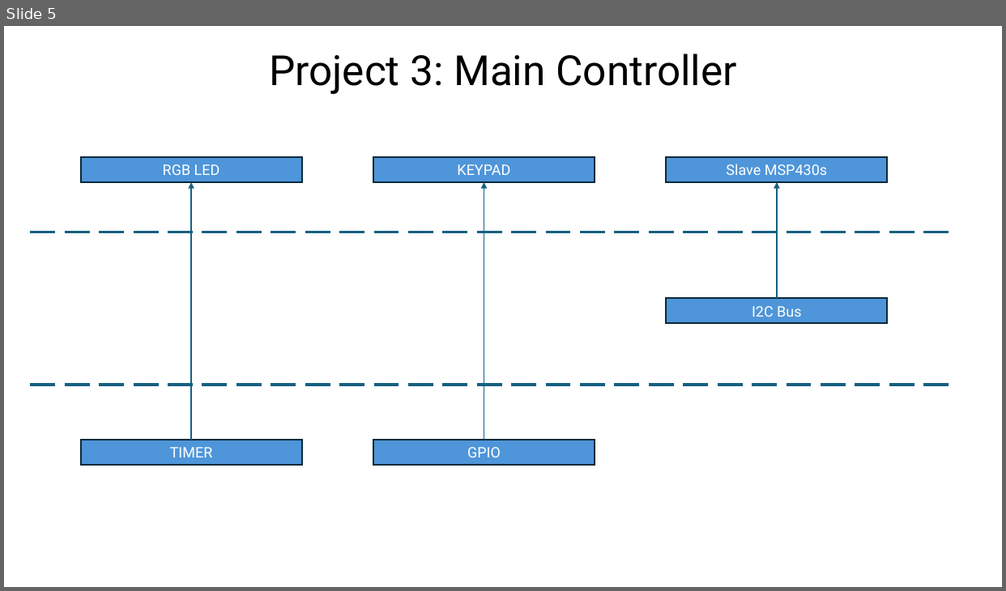
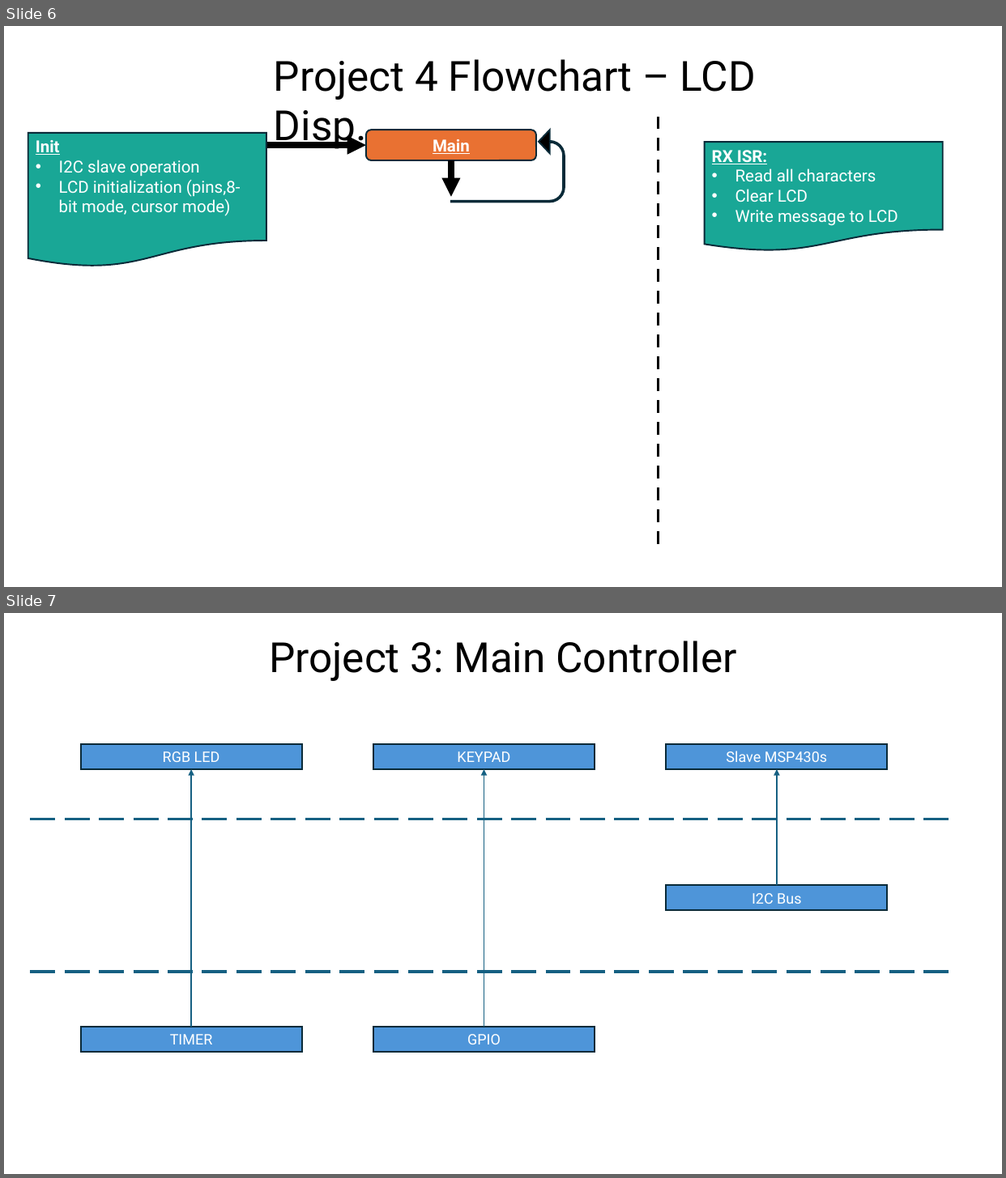
Before and after one commit to msu-eele-465/project4-jenson-buckley, a slide deck: docs/planning/PinDiagramFlowChart.pptx. Shown one above the other, each under a label of ours: slide 5 before the commit, slides 6 and 7 after it. The pictures are 1006x591 and 1006x1178 pixels, drawn with LibreOffice and Linux fonts; fonts in the diff are those of the drawing. Boxes give left, top, right and bottom in pixels: in the first picture for what was removed or moved away, otherwise in the second. Text is boxed around its words. In the diff, an @@ line names an element or a change of style, - is before the commit and + after.

Commit message:
added basic flowcharts for LED bar and LCD

```diff
--- a/docs/planning/PinDiagramFlowChart.pptx
+++ b/docs/planning/PinDiagramFlowChart.pptx
@@ slide 6 added at (x1=4, y1=26, x2=1002, y2=587), background #FFFFFF @@
@@ text added at (x1=274, y1=59, x2=756, y2=151), 40 pt, text #000000 @@
+Project 4 Flowchart – LCD Disp.
@@ line added from (658, 544) to (658, 114), #000000 3 pt dashed @@
@@ flow chart document added at (x1=28, y1=133, x2=266, y2=268), fill #19A796, outline #092A39 1.5 pt, 16 pt, text #FFFFFF @@
+Init
+• I2C slave operation
+• LCD initialization (pins,8-bit mode, cursor mode)
@@ arrow added from (266, 145) to (366, 145), #000000 6 pt @@
@@ rounded rectangle added at (x1=366, y1=130, x2=536, y2=160), fill #E97132, outline #092A39 1.5 pt, 16 pt, text #FFFFFF, bold, underline @@
+Main
@@ uturn arrow added at (x1=452, y1=130, x2=565, y2=202), fill #000000, outline #092A39 1.5 pt @@
@@ flow chart document added at (x1=705, y1=142, x2=943, y2=251), fill #19A796, outline #092A39 1.5 pt, 16 pt, text #FFFFFF @@
+RX ISR:
+• Read all characters
+• Clear LCD
+• Write message to LCD
@@ arrow added from (451, 160) to (451, 197), #000000 6 pt @@
@@ what was slide 5 is now slide 7 @@
```
Also in this commit, not shown: 4 slides changed, 1 other slide added.
